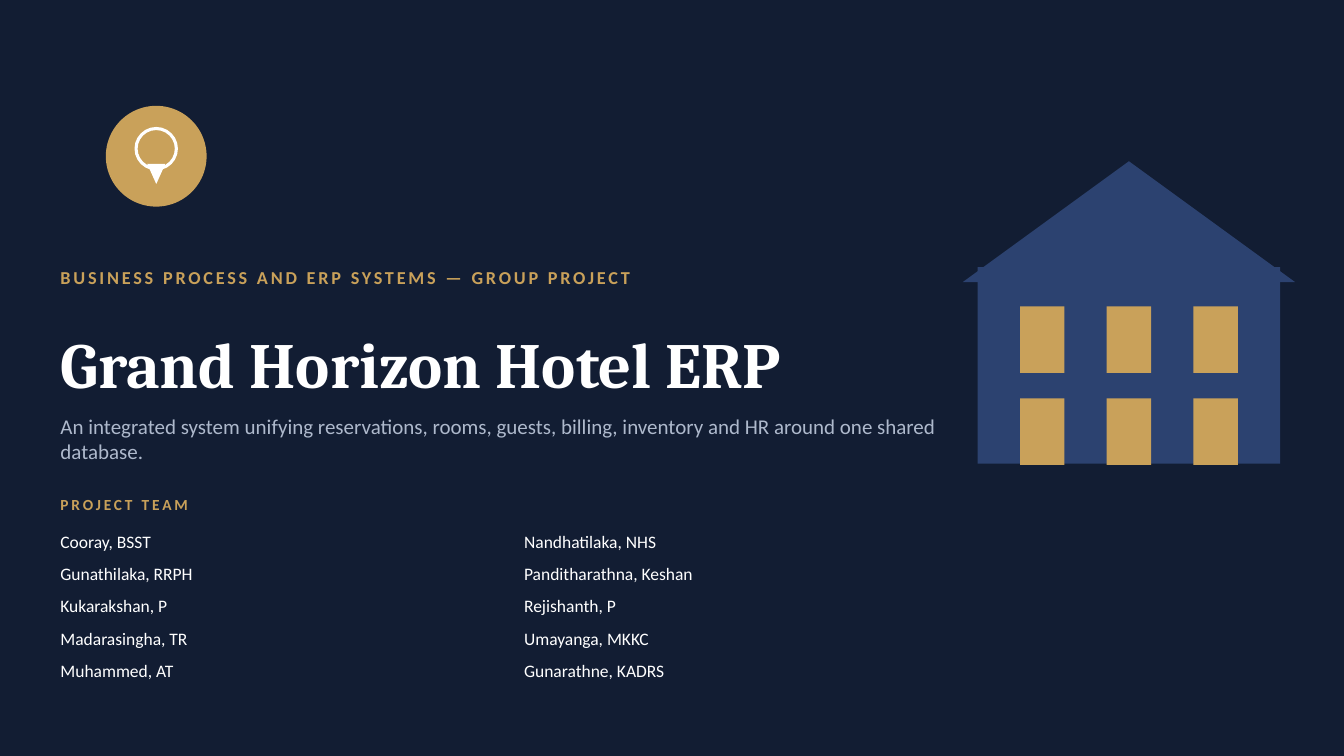
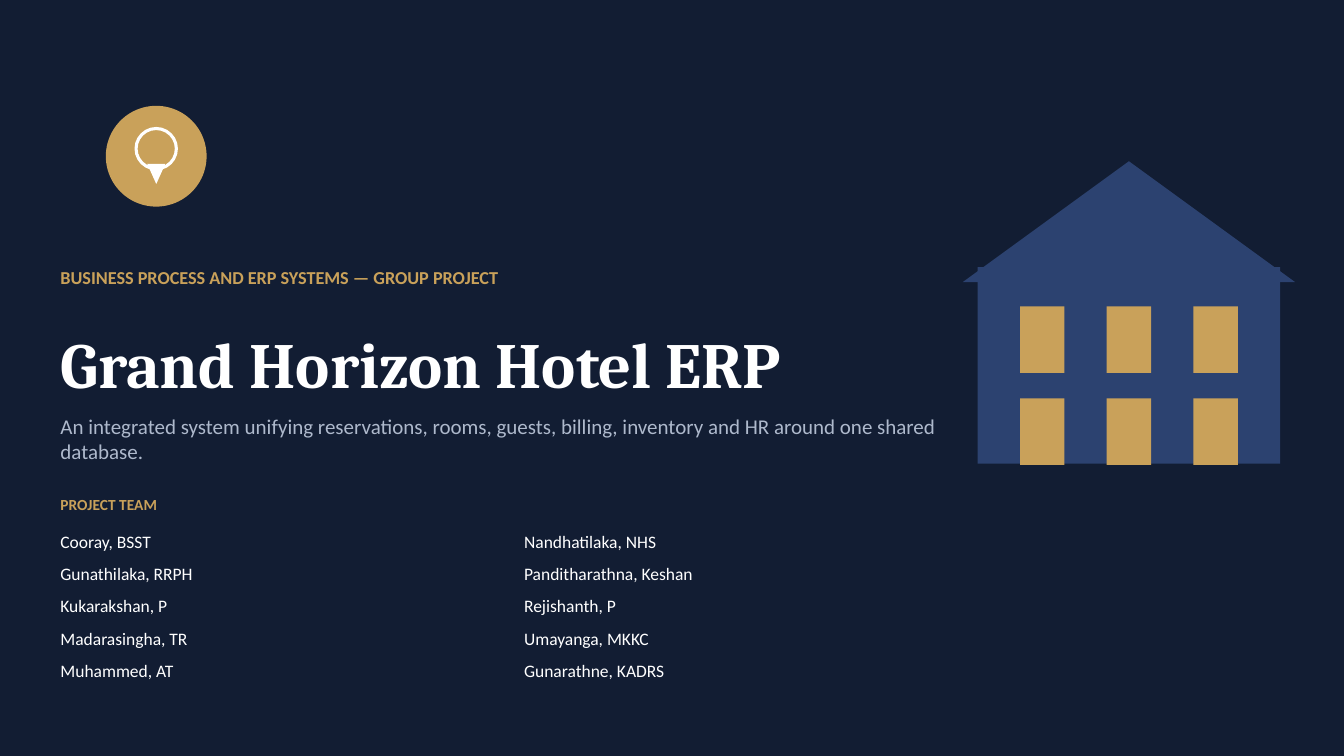
Before and after one commit to angiepiper089/hotelerpf, a slide deck: slide 1 of docs/Grand_Horizon_Hotel_ERP.pptx. Drawn at 1344x756 pixels with LibreOffice and Linux fonts; fonts in the diff are those of the drawing. Boxes give left, top, right and bottom in pixels: in the first picture for what was removed or moved away, otherwise in the second. Text is boxed around its words. In the diff, an @@ line names an element or a change of style, - is before the commit and + after.

```diff
--- a/docs/Grand_Horizon_Hotel_ERP.pptx
+++ b/docs/Grand_Horizon_Hotel_ERP.pptx
@@ text "BUSINESS PROCESS AND ERP SYSTEMS ..." at (x1=60, y1=272, x2=498, y2=284): letter spacing 2 to 0 pt @@
@@ text "PROJECT TEAM" at (x1=60, y1=500, x2=157, y2=510): letter spacing 2 to 0 pt @@
```
Also in this commit, not shown: 19 other slides changed, 1 other file.
